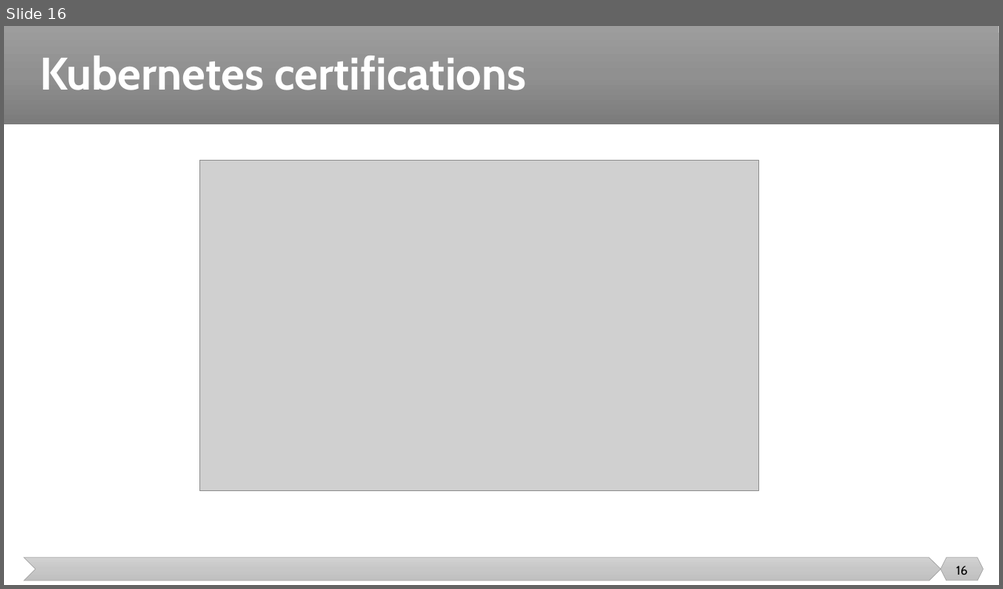
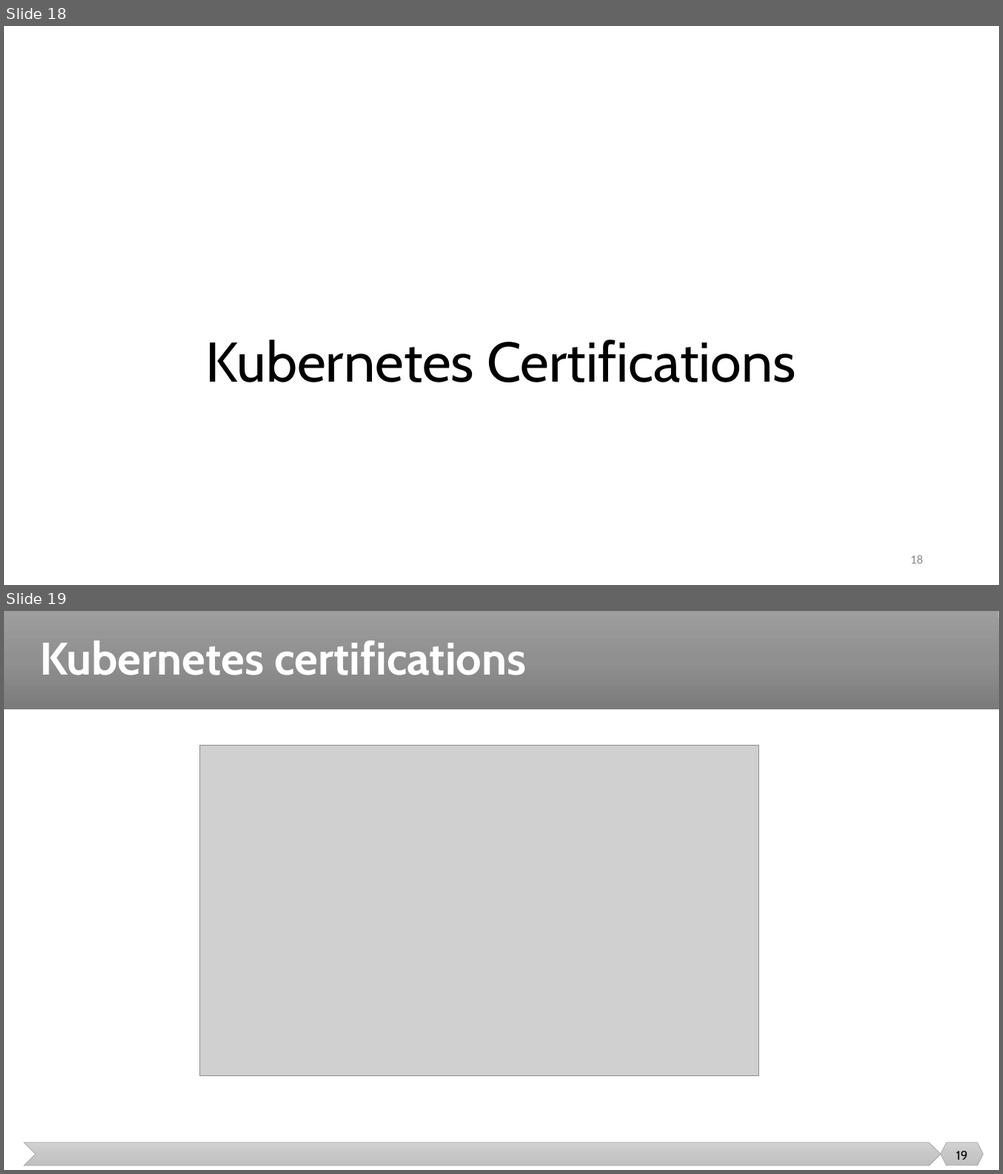
Before and after one commit to malenezi/malenezi, a slide deck: SE489/Lectures/8-DevOps Metrics/DevOps Certifications Guide.pptx. Shown one above the other, each under a label of ours: slide 16 before the commit, slides 18 and 19 after it. The pictures are 1003x589 and 1003x1174 pixels, drawn with LibreOffice and Linux fonts; fonts in the diff are those of the drawing; grey boxes stand for pictures. Boxes give left, top, right and bottom in pixels: in the first picture for what was removed or moved away, otherwise in the second. Text is boxed around its words. In the diff, an @@ line names an element or a change of style, - is before the commit and + after.

```diff
--- a/SE489/Lectures/8-DevOps Metrics/DevOps Certifications Guide.pptx
+++ b/SE489/Lectures/8-DevOps Metrics/DevOps Certifications Guide.pptx
@@ slide 18 added at bbox=[4, 26, 999, 585], background #FFFFFF @@
@@ title added at bbox=[206, 340, 796, 383], 54 pt, text #000000 @@
+Kubernetes Certifications
@@ page number added at bbox=[910, 555, 922, 564], 12 pt, text #8C8C8C @@
+18
@@ what was slide 16 is now slide 19 @@
@@ page number at bbox=[956, 1151, 967, 1160]: text changed @@
-16
+19
```
Also in this commit, not shown: 5 other slides added, 2 other files.
